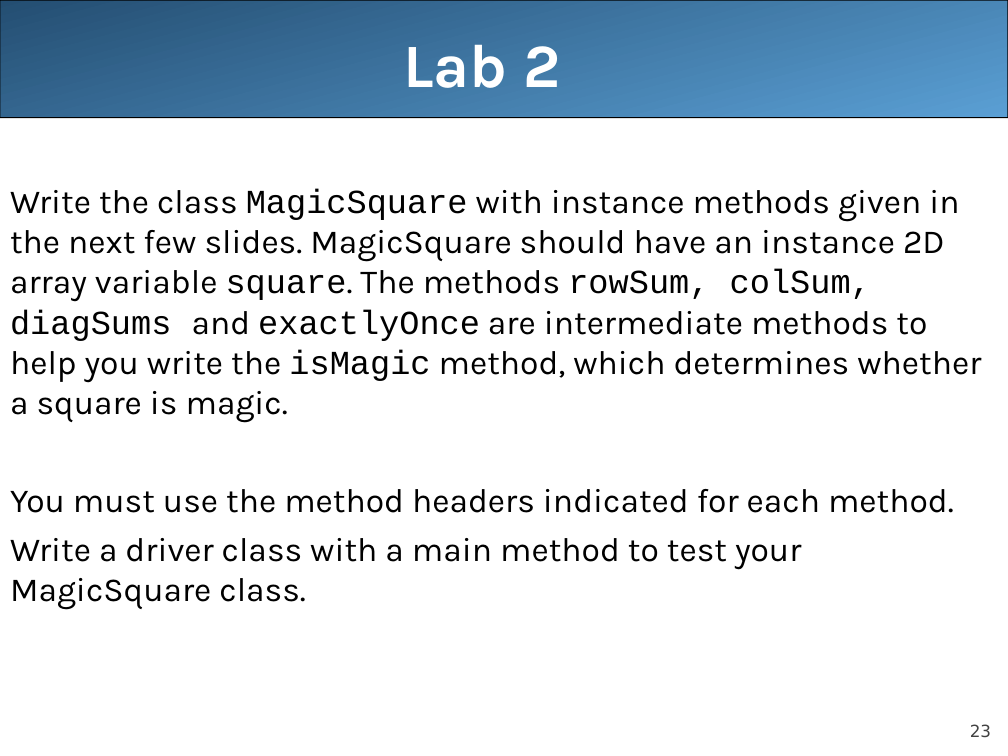
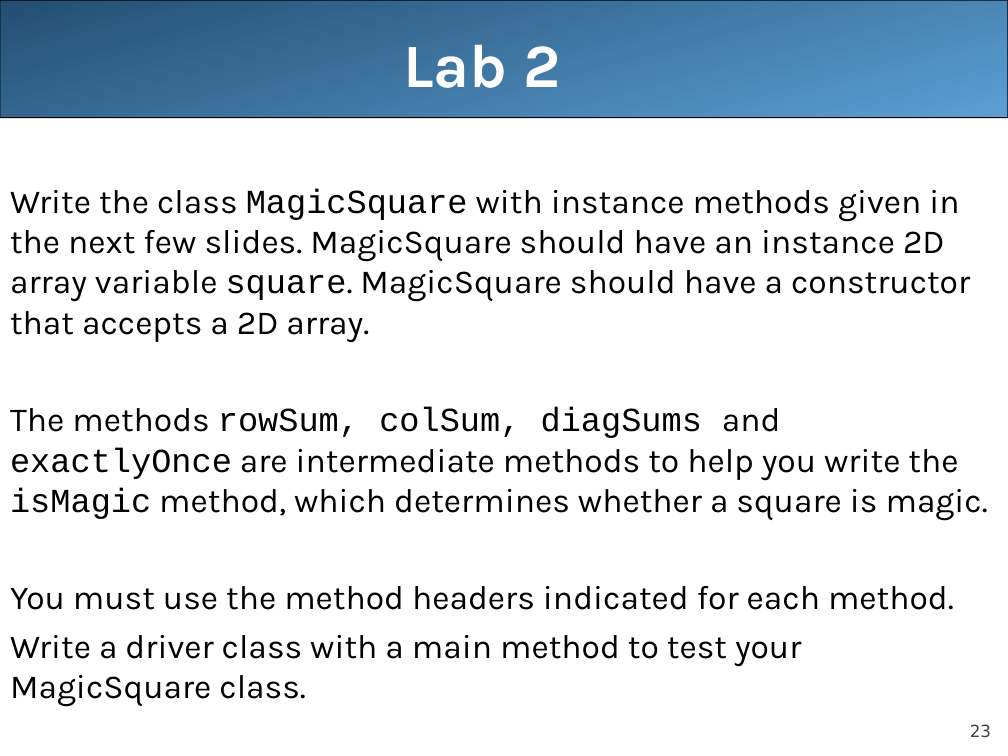
Before and after one commit to LongBaoNguyen/longbaonguyen.github.io, a slide deck: slide 23 of courses/apcsa/lecture13.ppt. Drawn at 1008x756 pixels with LibreOffice and Linux fonts; fonts in the diff are those of the drawing. Boxes give left, top, right and bottom in pixels: in the first picture for what was removed or moved away, otherwise in the second. Text is boxed around its words. In the diff, an @@ line names an element or a change of style, - is before the commit and + after.

```diff
--- a/courses/apcsa/lecture13.ppt
+++ b/courses/apcsa/lecture13.ppt
@@ text at (x1=10, y1=188, x2=988, y2=521): text changed @@
-Write the class MagicSquare with instance methods given in the next few slides. MagicSquare should have an instance 2D array variable square. The methods rowSum, colSum, diagSums and exactlyOnce are intermediate methods to help you write the isMagic method, which determines whether a square is magic.
+Write the class MagicSquare with instance methods given in the next few slides. MagicSquare should have an instance 2D array variable square. MagicSquare should have a constructor that accepts a 2D array.
+The methods rowSum, colSum, diagSums and exactlyOnce are intermediate methods to help you write the isMagic method, which determines whether a square is magic.
```
Also in this commit, not shown: 1 other file.
